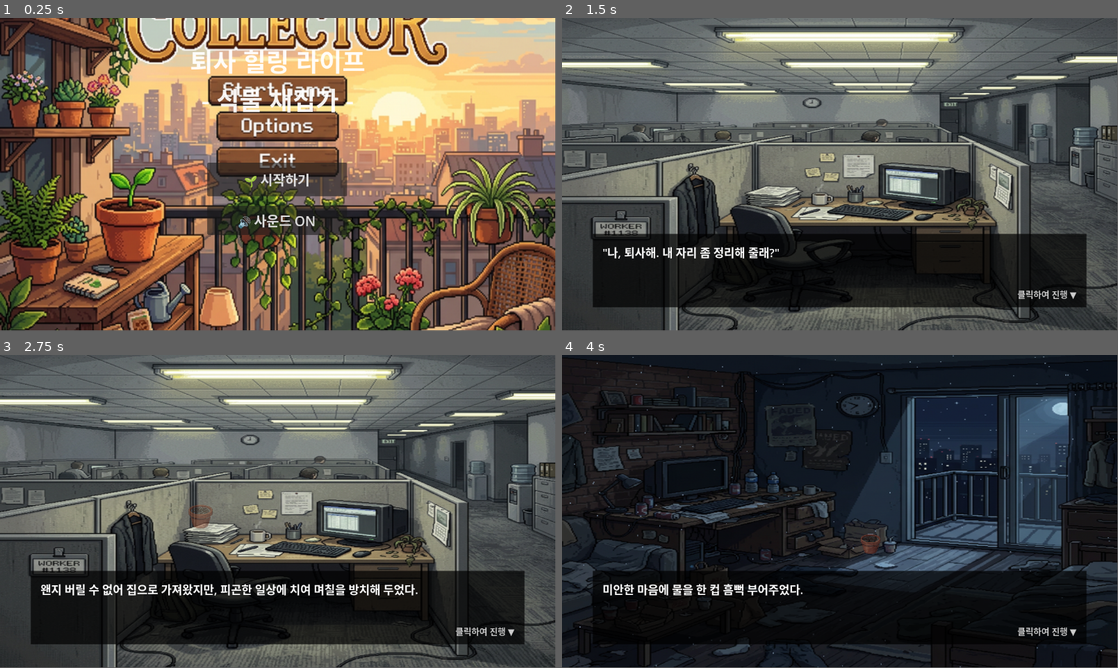
Above: before the commit, frames 1-4 (two rows, left to right).
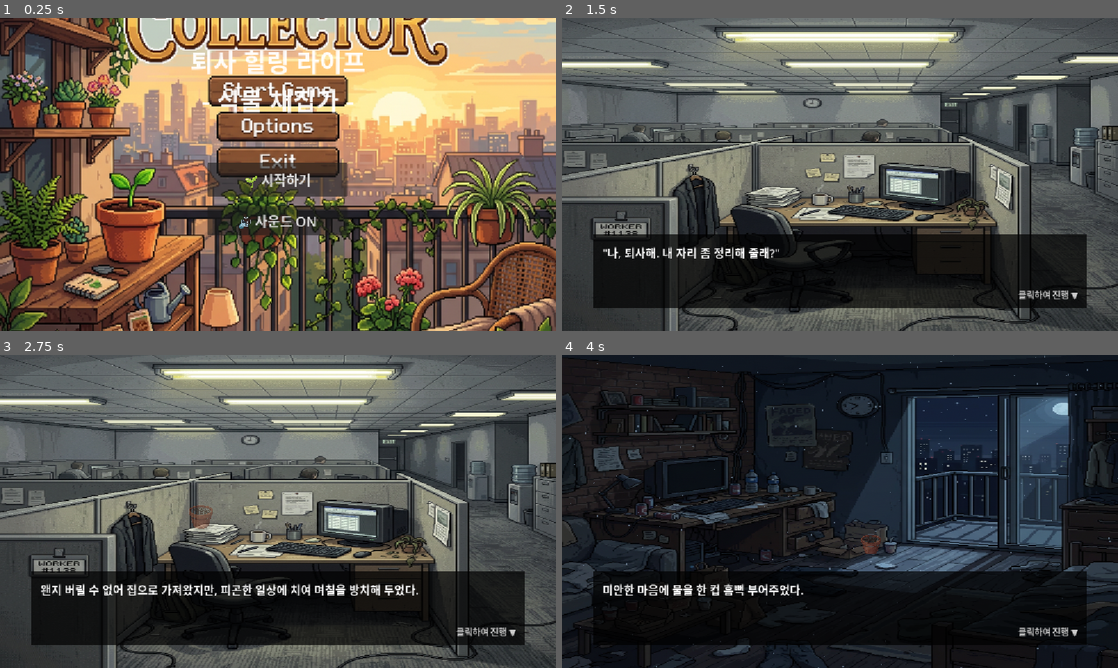
Above: after the commit, the same moments.

Repository: 9959930-code/plant-collector-game
Game: Godot game, scene res://Scenes/TitleScreen.tscn
The game is run twice, just before and just after one commit, with the same random seed, the same clock (stepped at 60 frames per second) and the same inputs.
Inputs (mouse positions are in pixels of both pictures, inside the frame that each line leads up to):
- Up to frame 1 (0.25 s): no input
- Up to frame 2 (1.5 s): click "🌱 시작하기" at 0.5 s; tap Enter at 1.25, 1.35 s; move the mouse to (962, 158) at 1.27 s; click (962, 158) at 1.42 s
- Up to frame 3 (2.75 s): tap Space at 1.52, 2.27 s; move the mouse to (166, 527) at 2.02 s; tap Enter at 2.1 s; click (166, 527) at 2.17 s
- Up to frame 4 (4 s): tap Space at 2.75, 3.77 s; move the mouse to (895, 442) at 2.77 s; tap Enter at 2.85, 3.6 s; click (895, 442) at 2.92 s; move the mouse to (812, 574) at 3.52 s; click (812, 574) at 3.67 s
In our replay, the window is 799x449 before the commit and 800x450 after it. These sizes can differ from the game's own. Grey fills any space a smaller window leaves; there, only what the larger window draws over its background counts as a difference.

The runs differ from the first frame. In frame 1, 17% of the frame differs, in the area x 0-100%, y 0-100%; in frame 2, 8.6%; in frame 3, 9.4%; in frame 4, 4.2%.

Commit message:
✨ Phase 4-5 완료: AdMob 광고, 아이콘, Export 프리셋
- AdMobManager 싱글톤 AutoLoad (배너 + 보상형 광고)
- 보상형 광고 버튼: 물 빨리 채우기 / 씨앗 자판기
- 아이콘 SVG 리뉴얼 (화분+꽃 디자인)
- Android Export 프리셋 (com.plantcollector.game)
- HTML5/Web Export 프리셋 (토스 게임용 PWA)
- 디스플레이 설정: 1152x648, canvas_items stretch
- project.godot: AutoLoad + Display 설정 추가

Diff:
--- a/Scenes/MainGame.tscn
+++ b/Scenes/MainGame.tscn
@@ -95,7 +95,33 @@
 theme_override_font_sizes/font_size = 20
 text = "판매하기 💰"
 
+[node name="WaterAdButton" type="Button" parent="UI"]
+offset_left = 600.0
+offset_top = 590.0
+offset_right = 810.0
+offset_bottom = 640.0
+theme_override_font_sizes/font_size = 16
+text = "🎬 물 빨리 채우기"
+
+[node name="SeedAdButton" type="Button" parent="UI"]
+offset_left = 830.0
+offset_top = 590.0
+offset_right = 1040.0
+offset_bottom = 640.0
+theme_override_font_sizes/font_size = 16
+text = "🎬 씨앗 자판기"
+
+[node name="StatusLabel" type="Label" parent="UI"]
+offset_left = 30.0
+offset_top = 420.0
+offset_right = 530.0
+offset_bottom = 445.0
+theme_override_font_sizes/font_size = 14
+text = ""
+
 [connection signal="pressed" from="UI/ExploreButton" to="." method="_on_explore_button_pressed"]
 [connection signal="pressed" from="UI/ShopButton" to="." method="_on_shop_button_pressed"]
 [connection signal="pressed" from="UI/CraftButton" to="." method="_on_craft_button_pressed"]
 [connection signal="pressed" from="UI/SellButton" to="." method="_on_sell_button_pressed"]
+[connection signal="pressed" from="UI/WaterAdButton" to="." method="_on_water_ad_pressed"]
+[connection signal="pressed" from="UI/SeedAdButton" to="." method="_on_seed_ad_pressed"]
--- /dev/null
+++ b/Scripts/AdMobManager.gd
@@ -0,0 +1,86 @@
+extends Node
+
+## AdMob 글로벌 매니저 (싱글톤 AutoLoad)
+## Godot AdMob 플러그인이 설치된 경우에만 실제 광고가 동작합니다.
+## 플러그인 미설치 시에도 게임이 정상 동작하도록 안전하게 처리합니다.
+
+var admob = null
+var is_admob_available = false
+
+# 광고 ID (테스트용 → 실제 배포 시 교체)
+var banner_id = "ca-app-pub-3940256099942544/6300978111" # 테스트 배너
+var rewarded_id = "ca-app-pub-3940256099942544/5224354917" # 테스트 보상형
+
+# 보상형 광고 콜백
+signal rewarded_ad_completed(reward_type: String)
+
+func _ready():
+	# AdMob 플러그인 확인
+	if Engine.has_singleton("AdMob"):
+		admob = Engine.get_singleton("AdMob")
+		is_admob_available = true
+		print("[AdMob] 플러그인 감지 - 광고 초기화 시작")
+		_init_admob()
+	else:
+		is_admob_available = false
+		print("[AdMob] 플러그인 미설치 - 광고 기능 비활성화")
+
+func _init_admob():
+	if not admob:
+		return
+
+	# AdMob 초기화
+	admob.initialize()
+
+	# 시그널 연결
+	if admob.has_signal("initialization_completed"):
+		admob.connect("initialization_completed", Callable(self, "_on_admob_initialized"))
+
+func _on_admob_initialized():
+	print("[AdMob] 초기화 완료!")
+	load_banner()
+
+# ── 배너 광고 ──
+func load_banner():
+	if not is_admob_available:
+		return
+	admob.load_banner({
+		"ad_unit_id": banner_id,
+		"position": 1, # BOTTOM
+		"size": "BANNER"
+	})
+	print("[AdMob] 배너 광고 로드 요청")
+
+func show_banner():
+	if not is_admob_available:
+		return
+	admob.show_banner()
+
+func hide_banner():
+	if not is_admob_available:
+		return
+	admob.hide_banner()
+
+# ── 보상형 광고 ──
+func load_rewarded():
+	if not is_admob_available:
+		return
+	admob.load_rewarded_ad(rewarded_id)
+	print("[AdMob] 보상형 광고 로드 요청")
+
+func show_rewarded(reward_type: String = "water_boost"):
+	if not is_admob_available:
+		# 플러그인 없을 때는 바로 보상 지급 (개발 편의)
+		print("[AdMob] 테스트 모드 - 보상 즉시 지급: %s" % reward_type)
+		emit_signal("rewarded_ad_completed", reward_type)
+		return
+
+	if admob.has_signal("rewarded_ad_earned_reward"):
+		admob.connect("rewarded_ad_earned_reward", Callable(self, "_on_rewarded").bind(reward_type), CONNECT_ONE_SHOT)
+	admob.show_rewarded_ad()
+
+func _on_rewarded(_reward_type_from_admob, _reward_amount, custom_reward_type):
+	print("[AdMob] 보상 획득: %s" % custom_reward_type)
+	emit_signal("rewarded_ad_completed", custom_reward_type)
+	# 다음 광고 미리 로드
+	load_rewarded()
--- a/Scripts/MainGame.gd
+++ b/Scripts/MainGame.gd
@@ -167,3 +167,33 @@
 	unread_letters.append(letter)
 	add_log("📬 편지가 도착했습니다! - From. %s" % letter["sender"])
 	add_log("   \"%s\"" % letter["text"])
+
+# ── 보상형 광고 시스템 ──
+func _on_water_ad_pressed():
+	# 광고 시청 → 모든 화분에 즉시 물주기
+	add_log("🎬 광고를 시청하면 모든 화분에 물을 줍니다!")
+	AdMobManager.show_rewarded("water_boost")
+	AdMobManager.connect("rewarded_ad_completed", Callable(self, "_on_reward_received"), CONNECT_ONE_SHOT)
+
+func _on_seed_ad_pressed():
+	# 광고 시청 → 무료 화분 1개 (특별한 씨앗)
+	add_log("🎬 광고를 시청하면 특별한 씨앗을 받습니다!")
+	AdMobManager.show_rewarded("seed_vending")
+	AdMobManager.connect("rewarded_ad_completed", Callable(self, "_on_reward_received"), CONNECT_ONE_SHOT)
+
+func _on_reward_received(reward_type: String):
+	if reward_type == "water_boost":
+		# 모든 화분에 즉시 물주기
+		var watered_count = 0
+		for pot in pots:
+			if not pot.is_watered:
+				pot.water()
+				watered_count += 1
+		add_log("💧 보상 완료! %d개의 화분에 물을 주었습니다!" % watered_count)
+	elif reward_type == "seed_vending":
+		# 특별한 씨앗 무료 지급
+		var special_seeds = ["금잔화", "수국", "오키드", "벚꽃", "무지개 장미"]
+		var chosen = special_seeds[randi() % special_seeds.size()]
+		var offset_x = 300 + (pots.size() * 150)
+		spawn_new_pot(Vector2(offset_x, 324), chosen)
+		add_log("🌟 특별한 [%s] 씨앗을 받았습니다!" % chosen)
--- a/icon.svg
+++ b/icon.svg
@@ -1 +1,39 @@
-<svg xmlns="http://www.w3.org/2000/svg" width="128" height="128"><rect width="124" height="124" x="2" y="2" fill="#363d52" stroke="#212532" stroke-width="4" rx="14"/><g fill="#fff" transform="translate(12.322 12.322)scale(.101)"><path d="M105 673v33q407 354 814 0v-33z"/><path fill="#478cbf" d="m105 673 152 14q12 1 15 14l4 67 132 10 8-61q2-11 15-15h162q13 4 15 15l8 61 132-10 4-67q3-13 15-14l152-14V427q30-39 56-81-35-59-83-108-43 20-82 47-40-37-88-64 7-51 8-102-59-28-123-42-26 43-46 89-49-7-98 0-20-46-46-89-64 14-123 42 1 51 8 102-48 27-88 64-39-27-82-47-48 49-83 108 26 42 56 81zm0 33v39c0 276 813 276 814 0v-39l-134 12-5 69q-2 10-14 13l-162 11q-12 0-16-11l-10-65H446l-10 65q-4 11-16 11l-162-11q-12-3-14-13l-5-69z"/><path d="M483 600c0 34 58 34 58 0v-86c0-34-58-34-58 0z"/><circle cx="725" cy="526" r="90"/><circle cx="299" cy="526" r="90"/></g><g fill="#414042" transform="translate(12.322 12.322)scale(.101)"><circle cx="307" cy="532" r="60"/><circle cx="717" cy="532" r="60"/></g></svg>
+<?xml version="1.0" encoding="UTF-8"?>
+<svg xmlns="http://www.w3.org/2000/svg" viewBox="0 0 128 128" width="128" height="128">
+  <!-- 배경: 둥근 사각형 -->
+  <rect x="4" y="4" width="120" height="120" rx="24" fill="#2d5a27"/>
+  <rect x="8" y="8" width="112" height="112" rx="20" fill="#3a7d32"/>
+
+  <!-- 화분 -->
+  <path d="M44,90 L52,70 L76,70 L84,90 Z" fill="#c4673b" stroke="#8b4513" stroke-width="1.5"/>
+  <rect x="48" y="66" width="32" height="6" rx="2" fill="#d4825a"/>
+
+  <!-- 흙 -->
+  <ellipse cx="64" cy="70" rx="14" ry="4" fill="#5c3317"/>
+
+  <!-- 줄기 -->
+  <path d="M64,68 C64,68 64,42 64,38" stroke="#228B22" stroke-width="3" fill="none" stroke-linecap="round"/>
+  <path d="M64,55 C58,48 50,48 48,52" stroke="#228B22" stroke-width="2.5" fill="none" stroke-linecap="round"/>
+  <path d="M64,48 C70,42 78,42 80,46" stroke="#228B22" stroke-width="2.5" fill="none" stroke-linecap="round"/>
+
+  <!-- 잎사귀들 -->
+  <ellipse cx="46" cy="50" rx="8" ry="5" fill="#32CD32" transform="rotate(-30 46 50)"/>
+  <ellipse cx="82" cy="44" rx="8" ry="5" fill="#32CD32" transform="rotate(25 82 44)"/>
+  <ellipse cx="64" cy="36" rx="6" ry="9" fill="#2ECC40"/>
+
+  <!-- 꽃 -->
+  <circle cx="64" cy="28" r="4" fill="#FFD700"/>
+  <circle cx="60" cy="25" r="3" fill="#FF69B4"/>
+  <circle cx="68" cy="25" r="3" fill="#FF69B4"/>
+  <circle cx="62" cy="30" r="3" fill="#FF69B4"/>
+  <circle cx="66" cy="30" r="3" fill="#FF69B4"/>
+
+  <!-- 반짝이 -->
+  <circle cx="30" cy="30" r="2" fill="#FFD700" opacity="0.8"/>
+  <circle cx="98" cy="22" r="1.5" fill="#FFD700" opacity="0.6"/>
+  <circle cx="24" cy="60" r="1.5" fill="#FFD700" opacity="0.5"/>
+  <circle cx="100" cy="65" r="2" fill="#FFD700" opacity="0.7"/>
+
+  <!-- 타이틀 텍스트 -->
+  <text x="64" y="112" text-anchor="middle" font-family="Arial, sans-serif" font-size="11" font-weight="bold" fill="white">🌱 식물채집가</text>
+</svg>
--- a/project.godot
+++ b/project.godot
@@ -15,6 +15,18 @@
 config/features=PackedStringArray("4.6", "GL Compatibility")
 config/icon="res://icon.svg"
 
+[autoload]
+
+AdMobManager="*res://Scripts/AdMobManager.gd"
+
+[display]
+
+window/size/viewport_width=1152
+window/size/viewport_height=648
+window/stretch/mode="canvas_items"
+window/stretch/aspect="expand"
+window/handheld/orientation=1
+
 [physics]
 
 3d/physics_engine="Jolt Physics"
Not shown, added: export_presets.cfg
Not shown, changed: .gitignore
